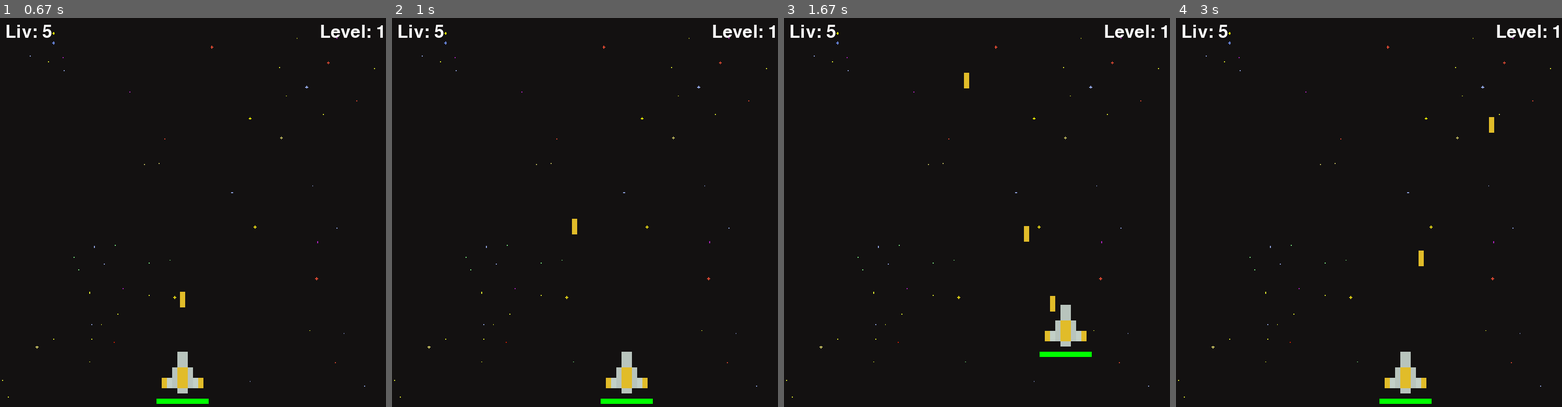
Above: before the commit, frames 1-4 (left to right).
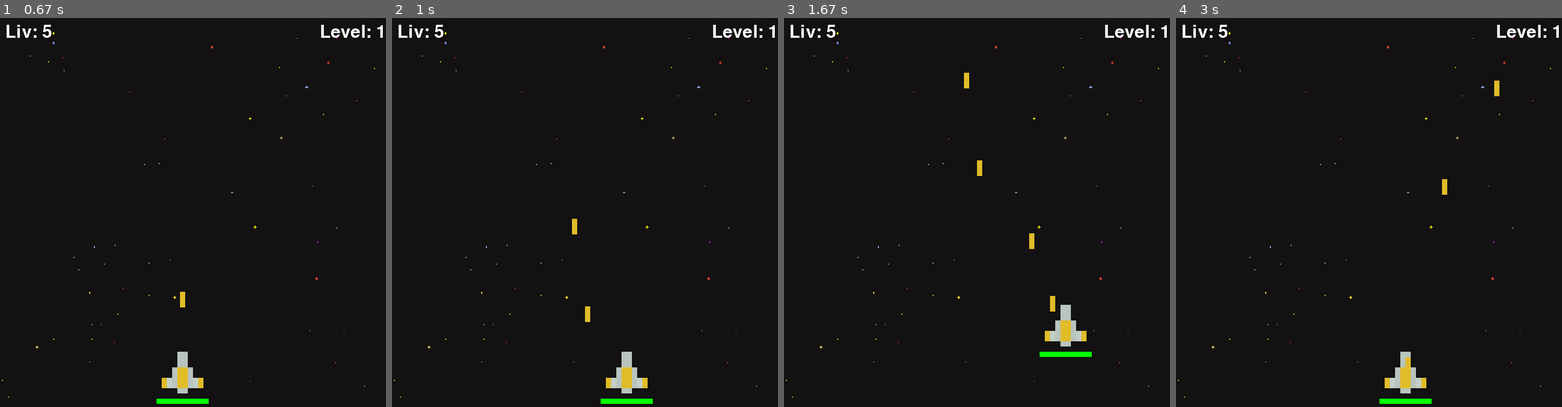
Above: after the commit, the same moments.

Repository: LukasLegend/IT2-2324
Game: pygame game, started from Space-invaders/game.py
Same seed, same stepped clock (60 frames per second), same inputs: the game is played once before the commit and once after it.
Inputs:
- Up to frame 1 (0.67 s): tap Space at 0.33 s
- Up to frame 2 (1 s): hold Right from 0.67 s (still down); tap Space at 0.73 s
- Up to frame 3 (1.67 s): tap Space at 1.03, 1.23, 1.57 s; release Right at 1.13 s; hold Up 1.17-1.47 s; hold Right from 1.5 s (still down)
- Up to frame 4 (3 s): tap Space at 1.87, 2.07, 2.37, 2.63, 2.97 s; release Right at 1.97 s; hold Left 2-2.53 s; hold Down 2.57-2.87 s; hold Left from 2.9 s (still down)

Frame 1 is identical in both runs. In frame 2, less than 0.1% of the frame differs, in the area x 50-52%, y 74-79%; in frame 3, 0.2%; in frame 4, 0.3%, in the area x 59-84%, y 16-90%.

Commit message:
Gjort ferdig mappen :)

Diff:
--- a/Space-invaders/game.py
+++ b/Space-invaders/game.py
@@ -50,7 +50,7 @@
     #Legger til nye fiender hver gang ett nytt level starter.
     if len(fiender) == 0:
         level += 1
-        antall_finder += 3
+        antall_finder += 5
         for i in range(antall_finder):
             fiende = Fiende(random.randrange(50, BREDDE - 100), random.randrange(-1500, -300), random.choice(["red", "blue", "green"]), 100)
             fiender.append(fiende)
@@ -62,7 +62,7 @@
 
     #Når det er 3 sekunder siden du tapte, slutter spillet
     if tapte:
-        if tapte_teller > FPS * 3:
+        if tapte_teller > FPS * 4:
             quit()
 
     #input tastatur
--- a/Space-invaders/skip.py
+++ b/Space-invaders/skip.py
@@ -28,7 +28,7 @@
                 self.lasere.remove(laser) #Fjerner laseren
 
     def pause(self):
-        if self.skyte_pause_counter >= 30: #Hvis det har gått mer enn ett halvt sekund
+        if self.skyte_pause_counter >= 20: #Hvis det har gått mer enn ett halvt sekund
             self.skyte_pause_counter = 0 #Gjør timeren til 0.
         elif self.skyte_pause_counter > 0: #Hvis pausen_telleren får en verdi over 0:
             self.skyte_pause_counter += 1 #Begynn å legge til 1 hvert sekund.
--- a/Space-invaders/spiller.py
+++ b/Space-invaders/spiller.py
@@ -20,7 +20,10 @@
                 for objekt in objekter:
                     if laser.kollisjon(objekt): #Sjekker om en laser kolliderer med et objekt
                         objekter.remove(objekt) #Fjerner objektet
-                        self.lasere.remove(laser) #Fjerner laseren
+                        try:
+                            self.lasere.remove(laser) #Fjerner laseren
+                        except ValueError:
+                            pass
 
     def tegn(self, vindu):
         super().tegn(vindu) #tar tegn funksjonen fra skip.py. Super tar fra "skip" klassen som spiller arver fra
Not shown, added: MAPPEN(FERDIG)/mappe.md
